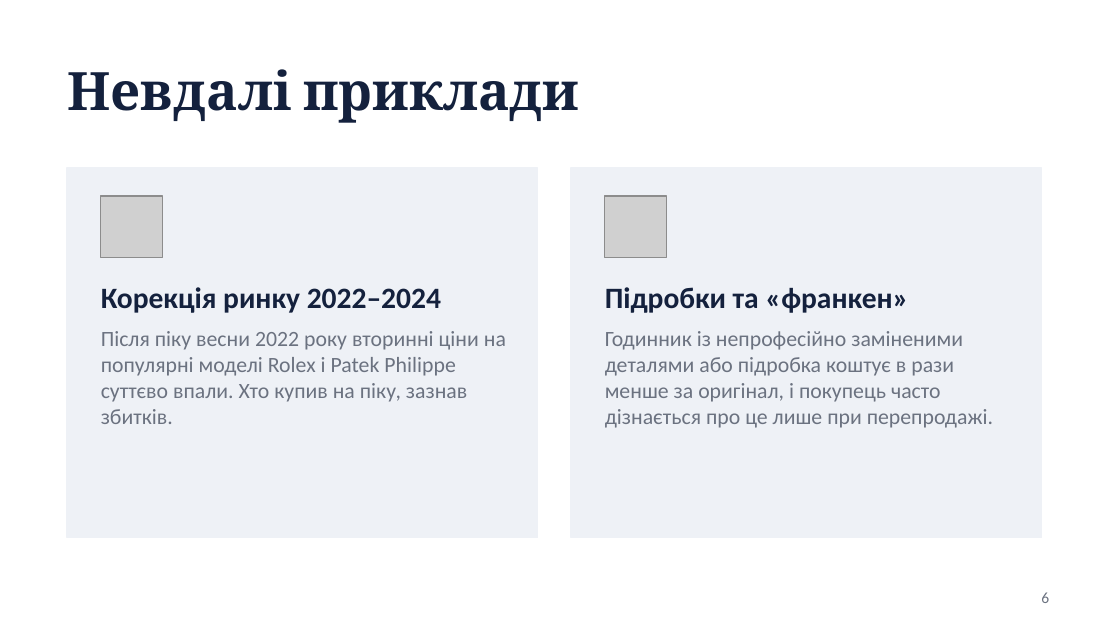
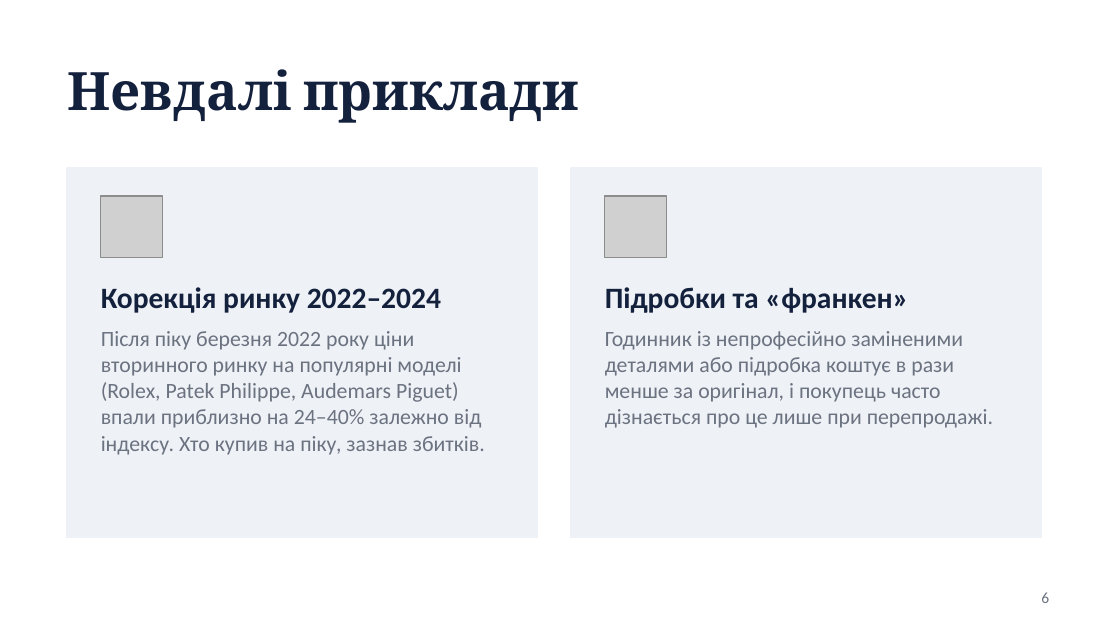
Before and after one commit to tak0dan/Kohana_Notion_Tasks, a slide deck: slide 6 of tasks/DONE_2026-11-05_Міжнародна_економіка_завдання2/Завд2_Альтернативні_інвестиції.pptx. Drawn at 1120x630 pixels with LibreOffice and Linux fonts; fonts in the diff are those of the drawing; grey boxes stand for pictures. Boxes give left, top, right and bottom in pixels: in the first picture for what was removed or moved away, otherwise in the second. Text is boxed around its words. In the diff, an @@ line names an element or a change of style, - is before the commit and + after.

```diff
--- a/tasks/DONE_2026-11-05_Міжнародна_економіка_завдання2/Завд2_Альтернативні_інвестиції.pptx
+++ b/tasks/DONE_2026-11-05_Міжнародна_економіка_завдання2/Завд2_Альтернативні_інвестиції.pptx
@@ text at [101,331,485,455]: text changed @@
-Після піку весни 2022 року вторинні ціни на популярні моделі Rolex і Patek Philippe суттєво впали. Хто купив на піку, зазнав збитків.
+Після піку березня 2022 року ціни вторинного ринку на популярні моделі (Rolex, Patek Philippe, Audemars Piguet) впали приблизно на 24–40% залежно від індексу. Хто купив на піку, зазнав збитків.
```
Also in this commit, not shown: 1 other slide changed, 9 other files.
